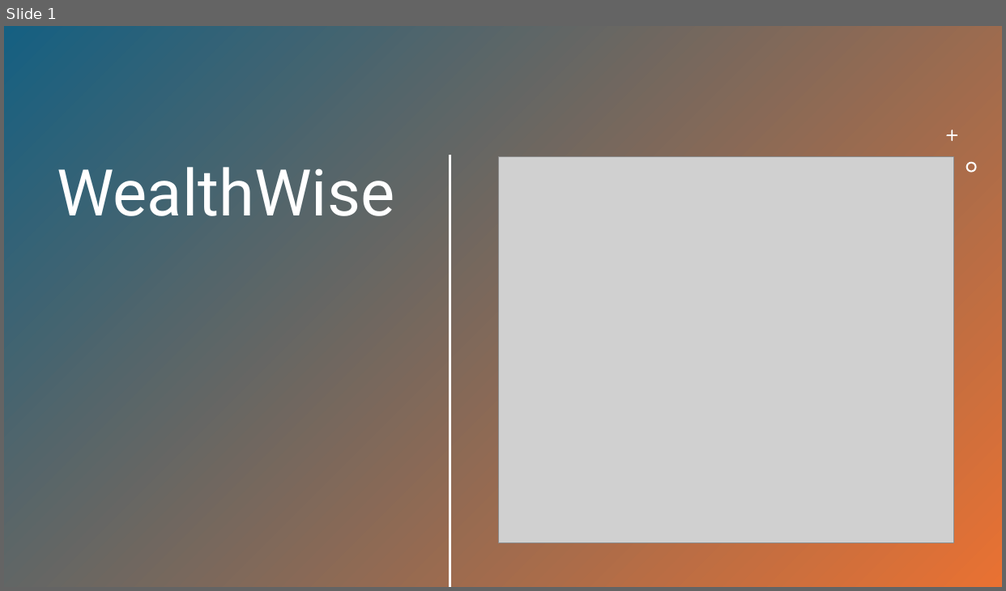
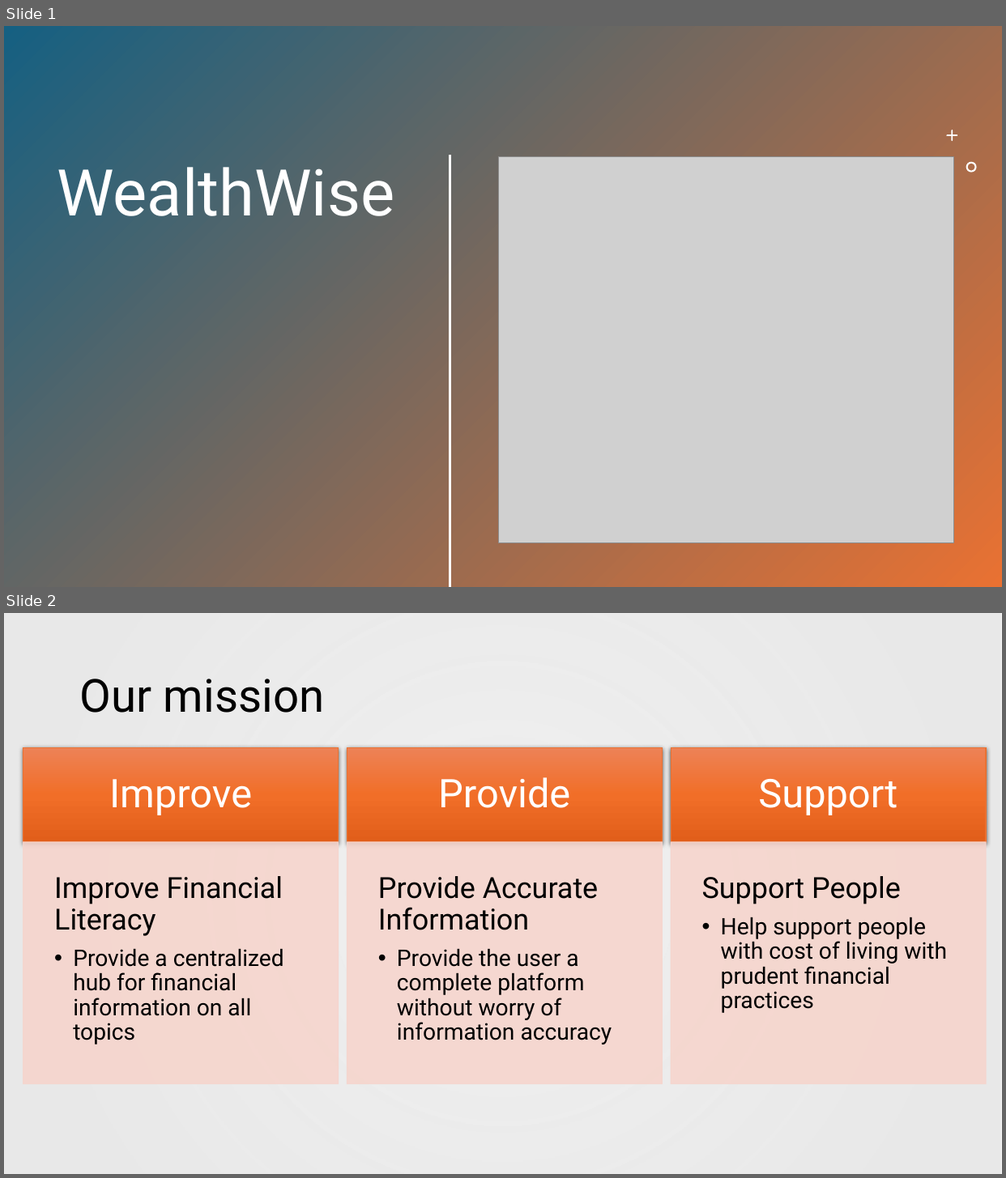
Before and after one commit to WealthWise-Hackathon/IBMHackathon, a slide deck: resources/WealthWise.pptx. Shown one above the other, each under a label of ours: slide 1 before the commit, slides 1 and 2 after it. The pictures are 1006x591 and 1006x1178 pixels, drawn with LibreOffice and Linux fonts; fonts in the diff are those of the drawing; grey boxes stand for pictures; background and template pictures are left out. Boxes give left, top, right and bottom in pixels: in the first picture for what was removed or moved away, otherwise in the second. Text is boxed around its words. In the diff, an @@ line names an element or a change of style, - is before the commit and + after.

```diff
--- a/resources/WealthWise.pptx
+++ b/resources/WealthWise.pptx
@@ slide 2 added at [4,613,1002,1174], background picture (left out) @@
@@ rectangle added at [4,613,1002,1174], fill gradient #E8E8E8 @@
@@ title added at [80,679,325,713], 44 pt, text #000000 @@
+Our mission
@@ group added at [23,747,987,1084]: 6 rectangles, 6 texts @@
+Improve
+Improve Financial Literacy
+  • Provide a centralized hub for financial information on all topics
+Provide
+Provide Accurate Information
+  • Provide the user a complete platform without worry of information accuracy
+Support
+Support People
+  • Help support people with cost of living with prudent financial practices
```
Also in this commit, not shown: 4 other slides added, 5 slides removed.
